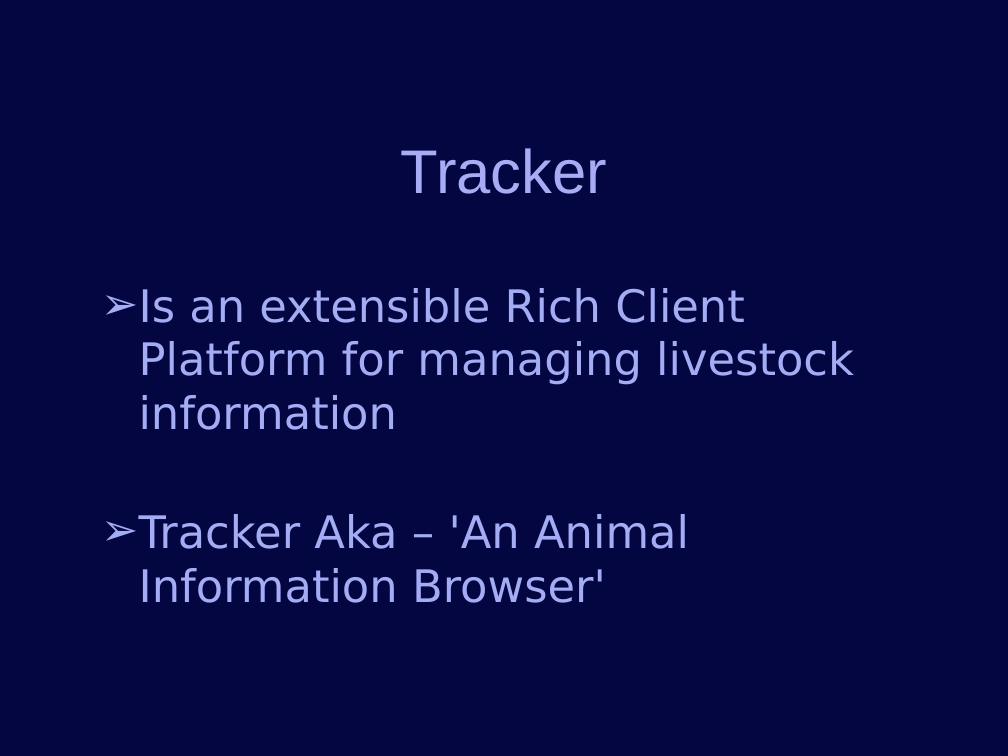
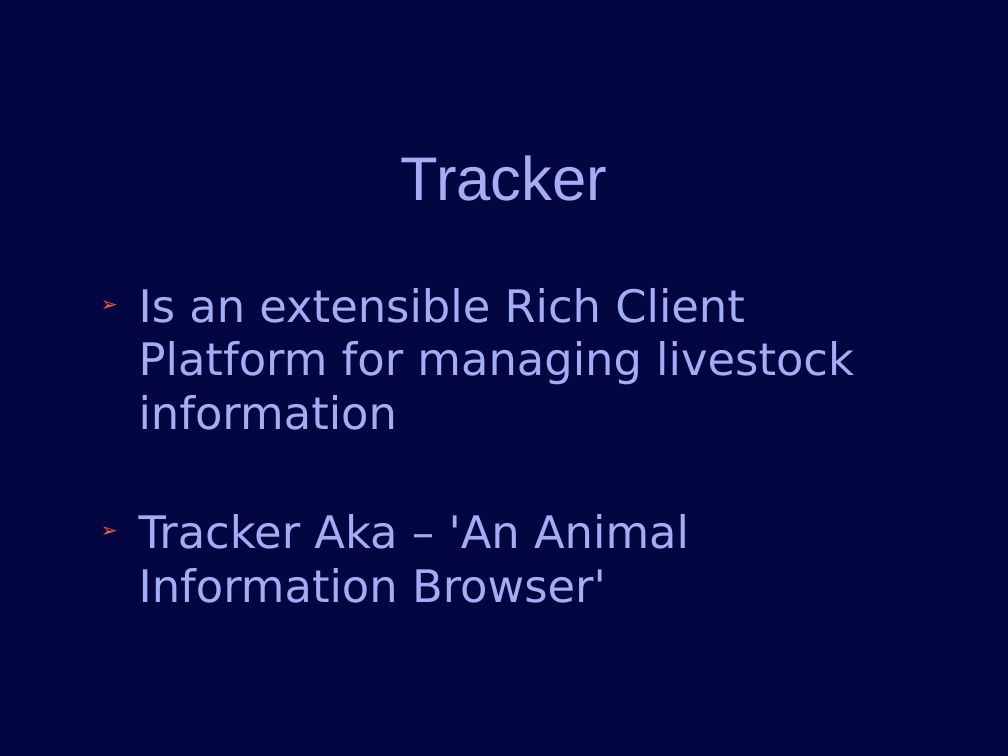
Before and after one commit to jconlon/Tracker, a slide deck: slide 2 of tracker/trunk/com.verticon.tracker.documentation/src/Tracker Introduction.odp. Drawn at 1008x756 pixels with LibreOffice and Linux fonts; fonts in the diff are those of the drawing; background and template pictures are left out. Boxes give left, top, right and bottom in pixels: in the first picture for what was removed or moved away, otherwise in the second. Text is boxed around its words. In the diff, an @@ line names an element or a change of style, - is before the commit and + after.

```diff
--- a/tracker/trunk/com.verticon.tracker.documentation/src/Tracker Introduction.odp
+++ b/tracker/trunk/com.verticon.tracker.documentation/src/Tracker Introduction.odp
@@ title "Tracker": place and size @@
-title "Tracker" at <box>401,148,607,194</box>
+title "Tracker" at <box>401,155,607,201</box>
@@ text "Is an extensible Rich Client ..." at <box>139,288,854,603</box>: bullet colour #A4ACF4 to #EB613D @@
```
Also in this commit, not shown: 11 other slides changed, 2 slides added.
